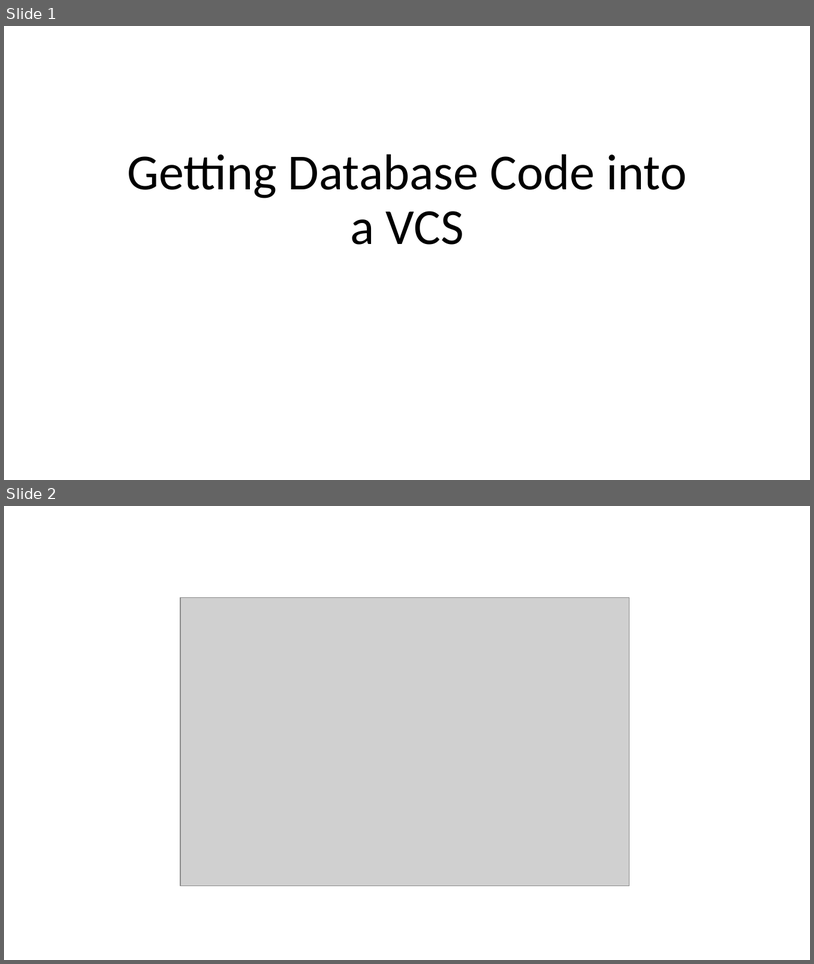
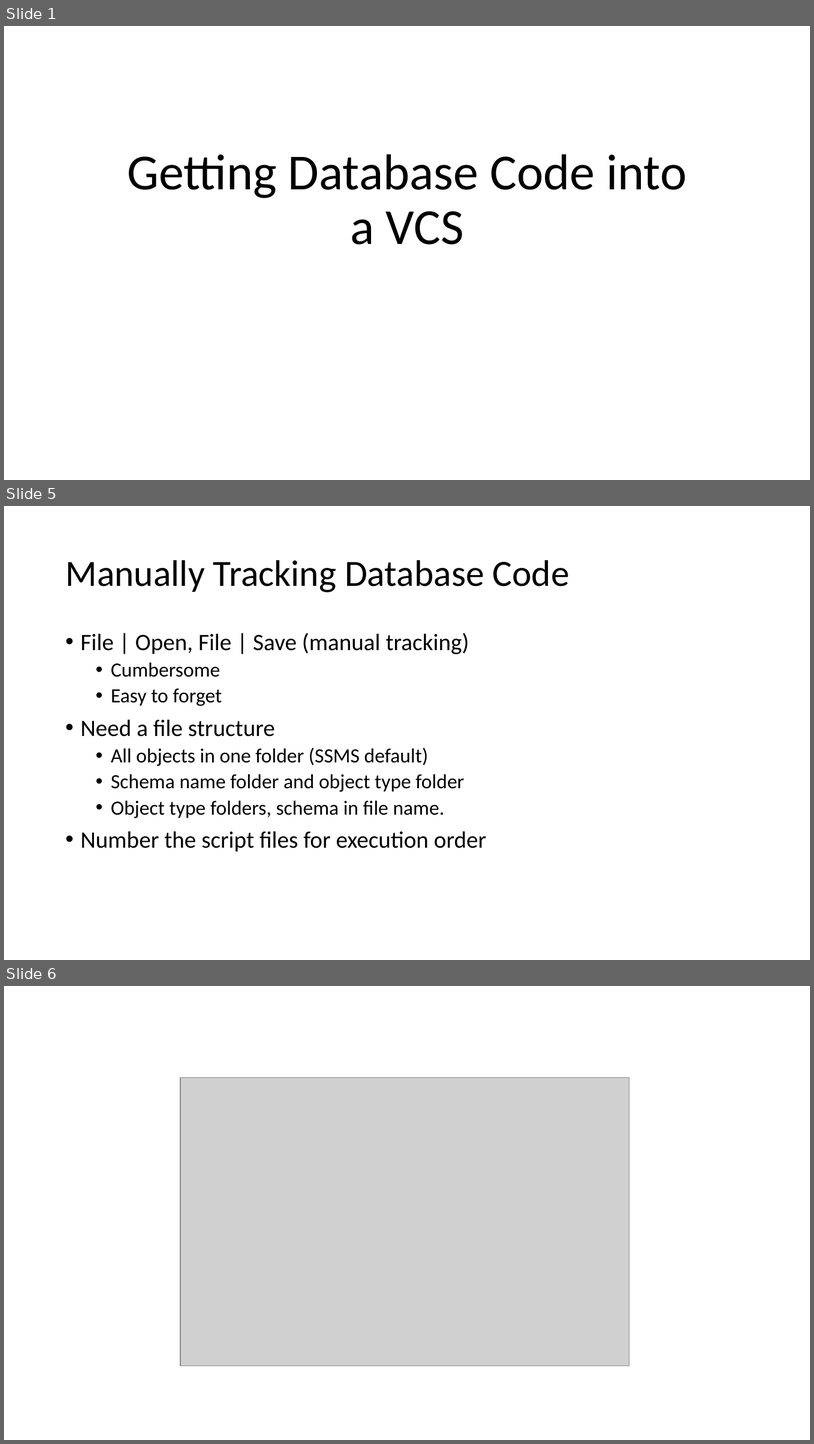
Before and after one commit to way0utwest/DatabaseDevOpsMS, a slide deck: Section 2 - Getting DevOps into Development/VCS.pptx. Shown one above the other, each under a label of ours: slides 1 and 2 before the commit, slides 1, 5 and 6 after it; the slides between them are not shown. The pictures are 814x964 and 814x1444 pixels, drawn with LibreOffice and Linux fonts; fonts in the diff are those of the drawing; grey boxes stand for pictures. Boxes give left, top, right and bottom in pixels: in the first picture for what was removed or moved away, otherwise in the second. Text is boxed around its words. In the diff, an @@ line names an element or a change of style, - is before the commit and + after.

```diff
--- a/Section 2 - Getting DevOps into Development/VCS.pptx
+++ b/Section 2 - Getting DevOps into Development/VCS.pptx
@@ slide 5 added at <box>4,506,810,960</box>, background #FFFFFF @@
@@ title added at <box>65,560,570,592</box>, 44 pt, text #000000 @@
+Manually Tracking Database Code
@@ text added at <box>81,633,486,852</box>, 24 pt, text #000000 @@
+• File | Open, File | Save (manual tracking)
+  • Cumbersome
+  • Easy to forget
+• Need a file structure
+  • All objects in one folder (SSMS default)
+  • Schema name folder and object type folder
+  • Object type folders, schema in file name.
+• Number the script files for execution order
@@ what was slide 2 is now slide 6 @@
```
Also in this commit, not shown: 11 other slides added, 4 other files.
